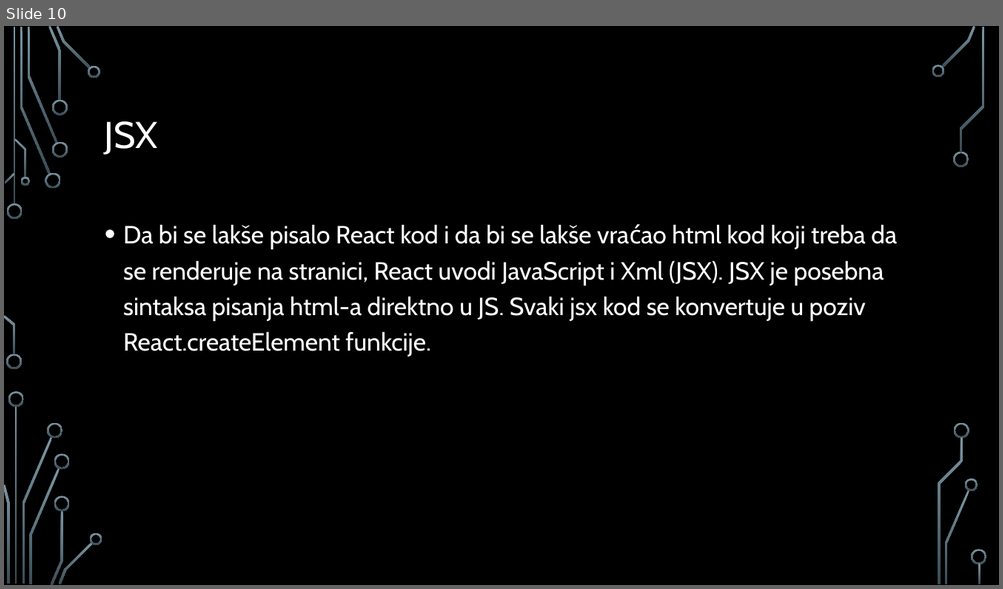
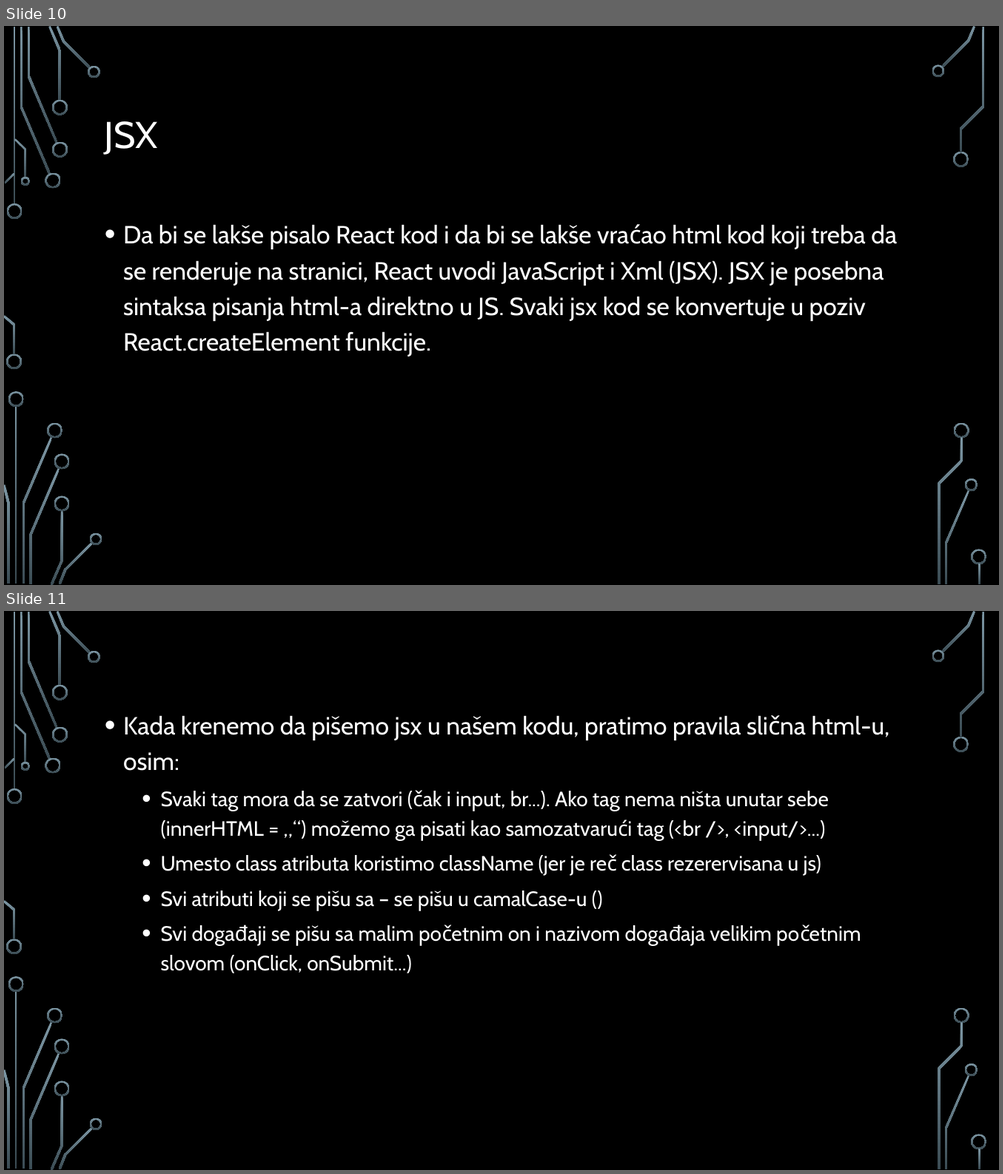
Before and after one commit to MihajloMilojevic/Sekcija, a slide deck: React/React - prezentacija.pptx. Shown one above the other, each under a label of ours: slide 10 before the commit, slides 10 and 11 after it. The pictures are 1003x589 and 1003x1174 pixels, drawn with LibreOffice and Linux fonts; fonts in the diff are those of the drawing; background and template pictures are left out. Boxes give left, top, right and bottom in pixels: in the first picture for what was removed or moved away, otherwise in the second. Text is boxed around its words. In the diff, an @@ line names an element or a change of style, - is before the commit and + after.

```diff
--- a/React/React - prezentacija.pptx
+++ b/React/React - prezentacija.pptx
@@ slide 11 added at [4,611,999,1170], background picture (left out); not listed: 36 template elements that a slide beside it also shows @@
@@ text added at [123,715,890,974], 20 pt, text #FFFFFF @@
+• Kada krenemo da pišemo jsx u našem kodu, pratimo pravila slična html-u, osim:
+  • Svaki tag mora da se zatvori (čak i input, br...). Ako tag nema ništa unutar sebe (innerHTML = „“) možemo ga pisati kao samozatvarući tag (<br />, <input/>...)
+  • Umesto class atributa koristimo className (jer je reč class rezerervisana u js)
+  • Svi atributi koji se pišu sa – se pišu u camalCase-u ()
+  • Svi događaji se pišu sa malim početnim on i nazivom događaja velikim početnim slovom (onClick, onSubmit...)
```
Also in this commit, not shown: 17 other slides added, 5 other files.
